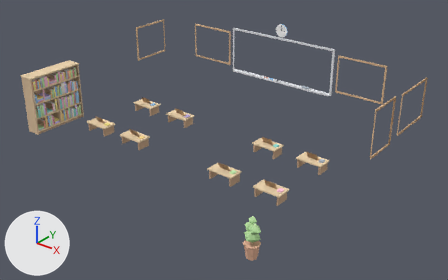
What one commit did to the glTF model assets/pi_interior_props.glb.
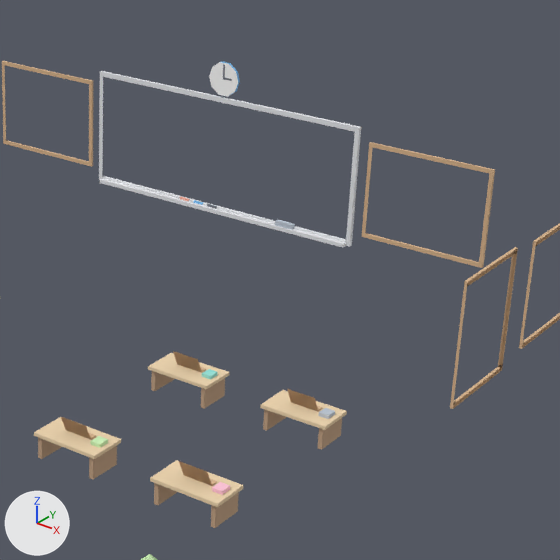
Each version appears first whole from a camera (50 mm lens) standing at (10.77, -12.45, 8.21) and looking at (0.7, 0.13, 0.42), and next in a close-up on the part from 43% to 92% of the width and 0% to 78% of the height. Lighting does not change. The marker at lower left points along +X, +Y and +Z. The first two pictures are the older version. Vertices at exactly the same position are counted once.

In view in the first close-up: 'lalu_bingkai_papan', 'lalu_jam', 'meja_rendah_3', 'meja_rendah_4', 'meja_rendah_7', 'meja_rendah_8' and 1 more.
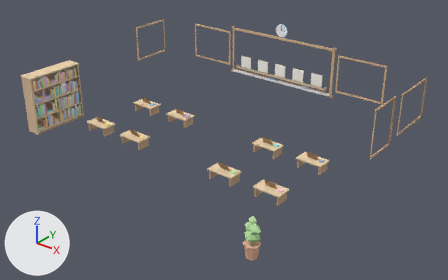
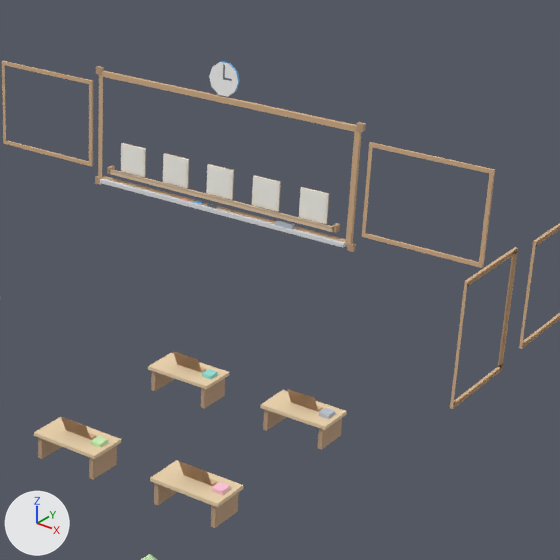
Changed parts and their boxes (x1, y1, x2, y2) in the close-ups (560 x 560 px; the box of a moved part takes in the faces that stretch with it):
'lalu_jawi_dulang', added
    after: (107, 165, 340, 233)
'lalu_jawi_ubin_5', added
    after: (299, 187, 329, 224)
'lalu_jawi_ubin_4', added
    after: (252, 175, 281, 212)
'lalu_jawi_ubin_3', added
    after: (206, 164, 234, 200)
'lalu_jawi_ubin_2', added
    after: (163, 153, 189, 188)
'lalu_jawi_ubin_1', added
    after: (121, 143, 146, 177)
part 1 of me_lalu_bingkai_papan, added
    after: (347, 243, 356, 252)
part 2 of me_lalu_bingkai_papan, added
    after: (96, 66, 104, 75)
part 3 of me_lalu_bingkai_papan, added
    after: (356, 122, 366, 132)
part 4 of me_lalu_bingkai_papan, moved or reshaped
    before: (99, 71, 361, 246)
    after: (98, 71, 362, 247)
part 5 of me_lalu_bingkai_papan, recoloured
    both: (99, 71, 361, 246)

Diff of the bpy script that builds the scene:
```diff
--- a/assets/pi_interior_props.glb.py
+++ b/assets/pi_interior_props.glb.py
@@ me_lalu_bingkai_papan @@
 # verts and faces of me_lalu_bingkai_papan; kept vertices keep their numbers, new ones are numbered from 184
-me_lalu_bingkai_papan.from_pydata(...)  # 184 vertices, 266 faces; spans x -5.0..5.0, y 0.65..4.0, z 0.88..2.41
+me_lalu_bingkai_papan.from_pydata(...)  # 216 vertices, 306 faces; spans x -5.0..5.0, y 0.65..4.0, z 0.83..2.46
+# me_lalu_bingkai_papan part 1: the loose piece of 8 vertices spanning x 0.9..1.15, y 3.91..3.97, z 0.93..0.99 is copied, and the copy is scaled about its middle by (0.36, 0.967, 1.5), then moved by (0.95, 0.03, -0.08); it spans x 1.92..2.02, y 3.94..4.0, z 0.83..0.93
+# me_lalu_bingkai_papan part 2: the loose piece of 8 vertices spanning x -0.6..-0.46, y 3.94..3.97, z 0.93..0.95 is copied, and the copy is scaled about its middle by (0.643, 1.93, 3.6), then moved by (-1.44, 0.02, 1.48); it spans x -2.02..-1.92, y 3.94..4.0, z 2.38..2.46
+# me_lalu_bingkai_papan part 3: the loose piece of 8 vertices spanning x 0.9..1.15, y 3.91..3.97, z 0.93..0.99 is copied, and the copy is scaled about its middle by (0.36, 0.967, 1.5), then moved by (0.95, 0.03, 1.46); it spans x 1.92..2.02, y 3.94..4.0, z 2.38..2.46
+# me_lalu_bingkai_papan part 4
+for i in [0, 6, 11, 13]: verts[i] += (-0.01, 0.0, 0.0)
+for i in [1, 7, 10, 12]: verts[i] += (0.01, 0.0, 0.0)
+verts[2] = (1.97, 3.95, 2.42)  # moved, pixel (360, 127)
+verts[4] = (1.97, 4.0, 2.42)  # moved
+verts[3] = (-1.97, 3.95, 2.42)  # moved, pixel (98, 70)
+verts[5] = (-1.97, 4.0, 2.42)  # moved
+verts[8] = (-1.97, 3.95, 0.88)  # moved, pixel (98, 180)
+verts[14] = (-1.97, 4.0, 0.88)  # moved
+verts[9] = (1.97, 3.95, 0.88)  # moved, pixel (350, 247)
+verts[15] = (1.97, 4.0, 0.88)  # moved
+# me_lalu_bingkai_papan part 5: 36 kept faces spanning x -1.97..1.97, y 3.95..4.0, z 0.88..2.42 get new vertex colours; the middle colour goes from white #e6e8ec to beige #d8b48d
+# other edits to the shape of me_lalu_bingkai_papan do not show in these pictures
 me_lalu_bingkai_papan.materials.append(mat_warna_bucu)
@@ ob_lalu_jawi_ubin_5 @@
+ob_lalu_jawi_ubin_5 = bpy.data.objects.new('lalu_jawi_ubin_5', me_lalu_jawi_ubin_5)  # 22 vertices, 28 faces; spans x -0.2..0.2, y -0.014..0.014, z -0.2..0.2
+ob_lalu_jawi_ubin_5.location = (1.4, 3.98, 1.29)
@@ ob_lalu_jawi_ubin_4 @@
+ob_lalu_jawi_ubin_4 = bpy.data.objects.new('lalu_jawi_ubin_4', me_lalu_jawi_ubin_5.copy())
+ob_lalu_jawi_ubin_4.location = (0.7, 3.98, 1.29)
@@ ob_lalu_jawi_ubin_3 @@
+ob_lalu_jawi_ubin_3 = bpy.data.objects.new('lalu_jawi_ubin_3', me_lalu_jawi_ubin_5.copy())
+ob_lalu_jawi_ubin_3.location = (0.0, 3.98, 1.29)
@@ ob_lalu_jawi_ubin_2 @@
+ob_lalu_jawi_ubin_2 = bpy.data.objects.new('lalu_jawi_ubin_2', me_lalu_jawi_ubin_5.copy())
+ob_lalu_jawi_ubin_2.location = (-0.7, 3.98, 1.29)
@@ ob_lalu_jawi_ubin_1 @@
+ob_lalu_jawi_ubin_1 = bpy.data.objects.new('lalu_jawi_ubin_1', me_lalu_jawi_ubin_5.copy())
+ob_lalu_jawi_ubin_1.location = (-1.4, 3.98, 1.29)
@@ ob_lalu_jawi_dulang @@
+ob_lalu_jawi_dulang = bpy.data.objects.new('lalu_jawi_dulang', me_lalu_jawi_dulang)  # 62 vertices, 72 faces; spans x -1.78..1.78, y 3.9..4.0, z 1.04..1.13
+ob_lalu_jawi_dulang.location = (0.0, 0.0, 0.0)
```
